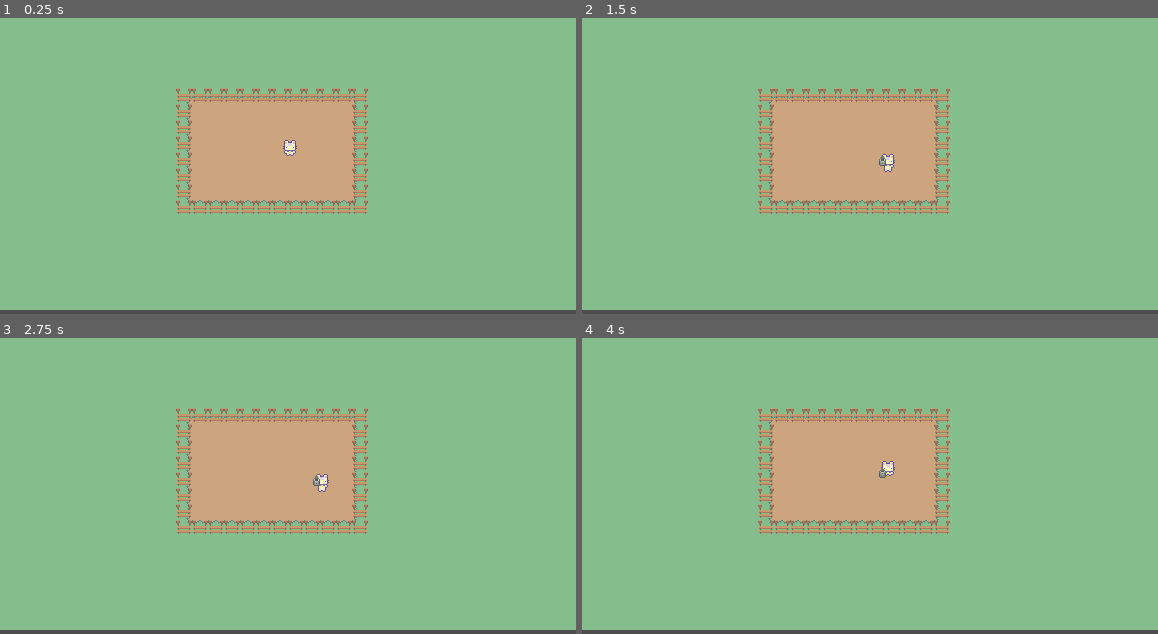
Above: before the commit, frames 1-4 (two rows, left to right).
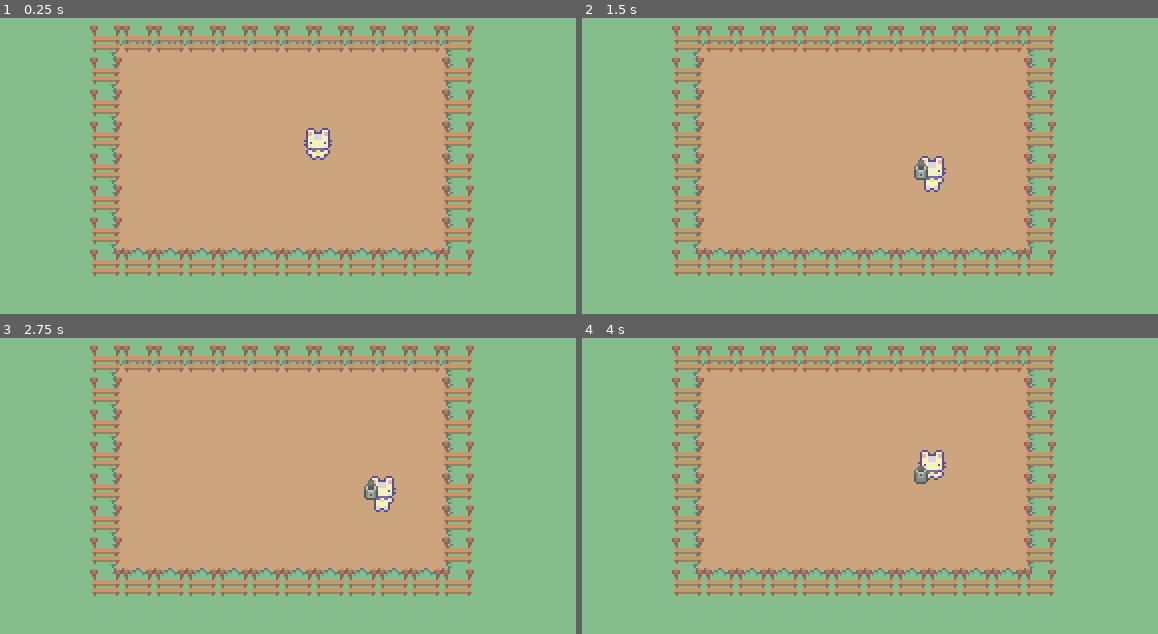
Above: after the commit, the same moments.

Repository: ebrandwein21/tigerhackgame
Game: Godot game, scene res://Stages/world.tscn
Same seed, same stepped clock (60 frames per second), same inputs: the game is played once before the commit and once after it.
Inputs:
- Up to frame 1 (0.25 s): no input
- Up to frame 2 (1.5 s): tap Enter at 0.5 s; hold D (right) 0.53-1.28 s; hold Space (water) 0.53-1.28 s; hold S (down) from 1.28 s (still down); tap Space (water) at 1.35 s
- Up to frame 3 (2.75 s): tap Space (water) at 2 s; release S (down) at 2.03 s; hold D (right) from 2.03 s (still down); hold Space (water) from 2.03 s (still down)
- Up to frame 4 (4 s): release D (right) at 2.78 s; release Space (water) at 2.78 s; hold W (up) 2.78-3.53 s; tap Space (water) at 2.85 s; tap Enter at 3.5 s; hold A (left) from 3.53 s (still down); hold Space (water) from 3.53 s (still down)

The runs differ from the first frame. In frame 1, 40% of the frame differs, in the area x 0-100%, y 2-100%; in frame 2, 40%; in frame 3, 40%; in frame 4, 40%.

Commit message:
fixed scene merge

Diff:
--- a/Stages/world.tscn
+++ b/Stages/world.tscn
@@ -1,8 +1,9 @@
-[gd_scene load_steps=8 format=4 uid="uid://4vny17p3ghmc"]
+[gd_scene load_steps=9 format=4 uid="uid://4vny17p3ghmc"]
 
 [ext_resource type="Texture2D" uid="uid://dgdt7nynhxi3n" path="res://Assets/Hana Caraka Crops - Premium/Field Tileset.png" id="1_ktp6o"]
 [ext_resource type="PackedScene" uid="uid://cdx6mvv7kijka" path="res://Entities/Player/player.tscn" id="1_mc3r7"]
 [ext_resource type="Texture2D" uid="uid://bykl38vo2vsd7" path="res://Assets/Sprout Lands - Sprites - Basic pack/Objects/Wood_Bridge.png" id="2_nln14"]
+[ext_resource type="AudioStream" uid="uid://bc24lianacyqb" path="res://Audio/Pants Song.mp3" id="2_x4du3"]
 
 [sub_resource type="TileSetAtlasSource" id="TileSetAtlasSource_w4q4u"]
 texture = ExtResource("1_ktp6o")
@@ -156,4 +157,10 @@
 position = Vector2(290, 158)
 
 [node name="Camera2D" type="Camera2D" parent="."]
-position = Vector2(288, 162)
+position = Vector2(275, 162)
+zoom = Vector2(2, 2)
+
+[node name="AudioStreamPlayer" type="AudioStreamPlayer" parent="."]
+stream = ExtResource("2_x4du3")
+autoplay = true
+parameters/looping = true
